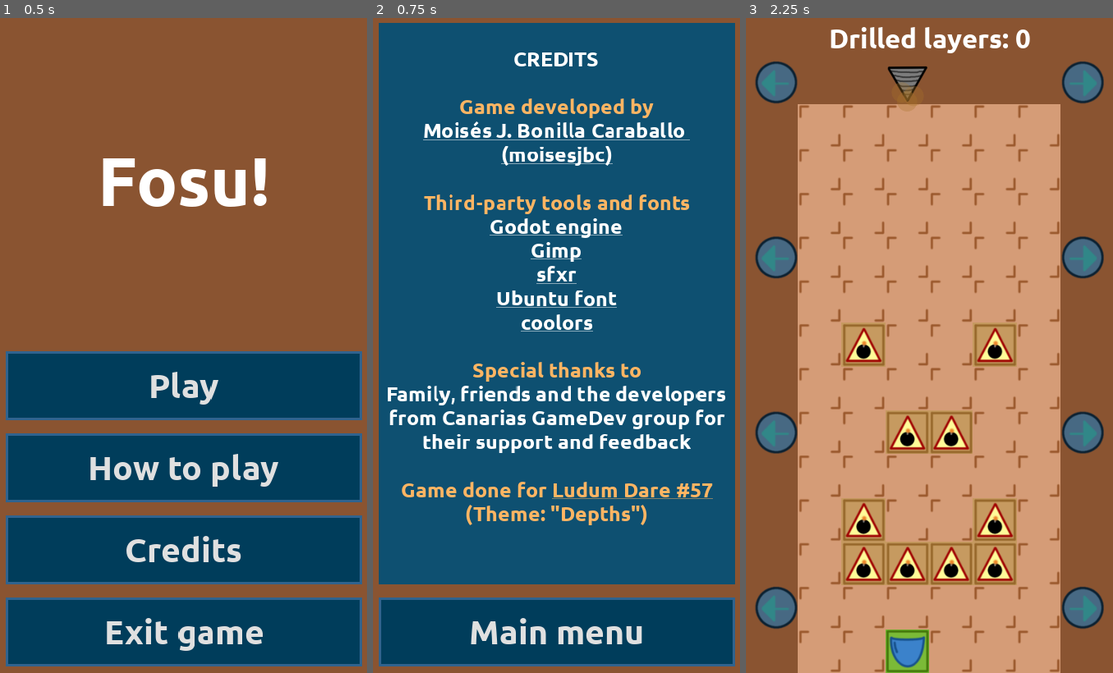
Above: before the commit, frames 1-3 (left to right).
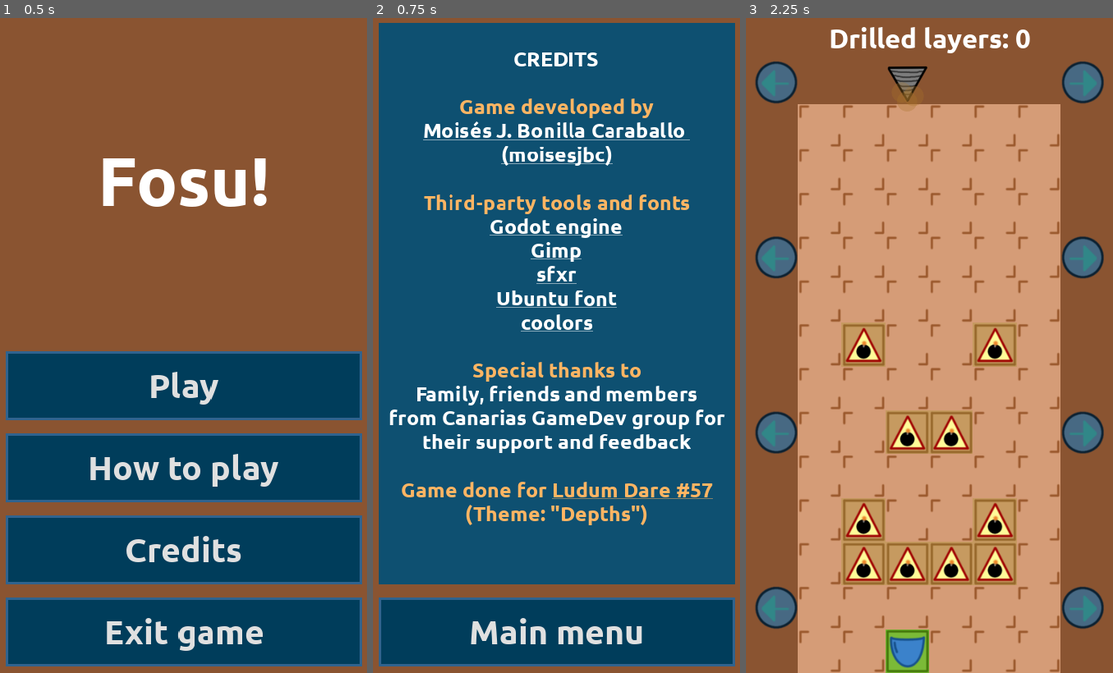
Above: after the commit, the same moments.

Repository: moisesjbc/fosu
Game: Godot game, scene res://gui/main_menu/main_menu.tscn
Same seed, same stepped clock (60 frames per second), same inputs: the game is played once before the commit and once after it.
Inputs:
- Up to frame 1 (0.5 s): no input
- Up to frame 2 (0.75 s): click "Credits" at 0.5 s
- Up to frame 3 (2.25 s): click "Main menu" at 1.25 s; click "Play" at 2 s

Frame 1 is identical in both runs. In frame 2, 1.2% of the frame differs, in the area x 4-96%, y 56-60%; in frame 3, nothing differs.

Commit message:
Fix thanks in credits menu

Diff:
--- a/src/gui/credits_menu/credits_menu.tscn
+++ b/src/gui/credits_menu/credits_menu.tscn
@@ -54,7 +54,7 @@
 [url=https://coolors.co]coolors[/url][/color]
 
 [color=#FFB563]Special thanks to[/color]
-[color=white]Family, friends and the developers
+[color=white]Family, friends and members
 from Canarias GameDev group for
 their support and feedback[/color]
 
@@ -75,7 +75,7 @@
 coolors
 
 Special thanks to
-Family, friends and the developers
+Family, friends and members
 from Canarias GameDev group for
 their support and feedback
 
